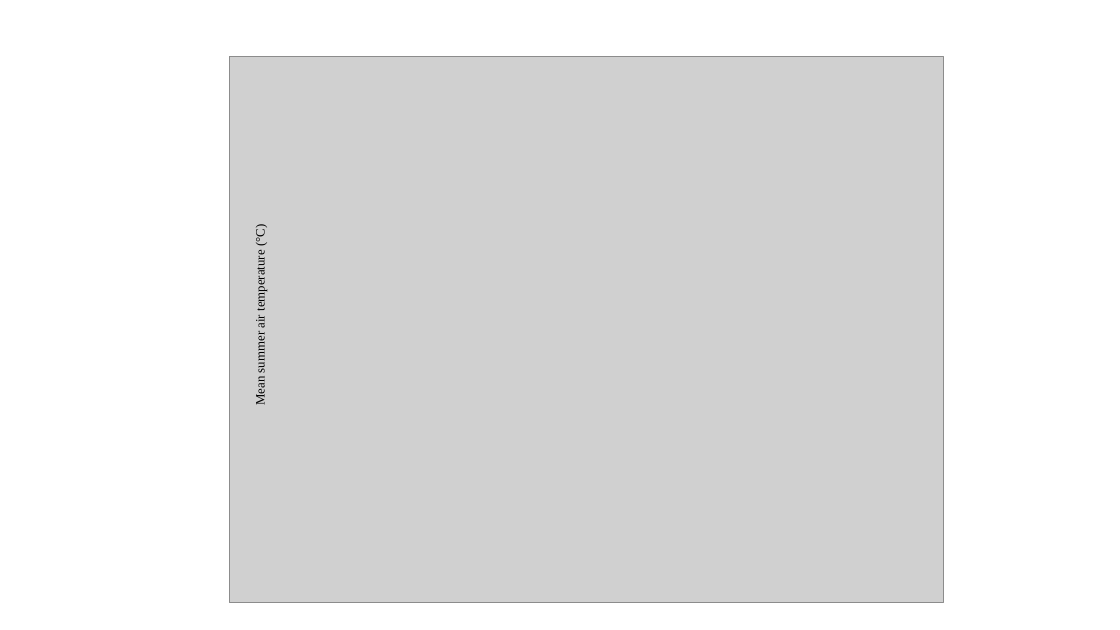
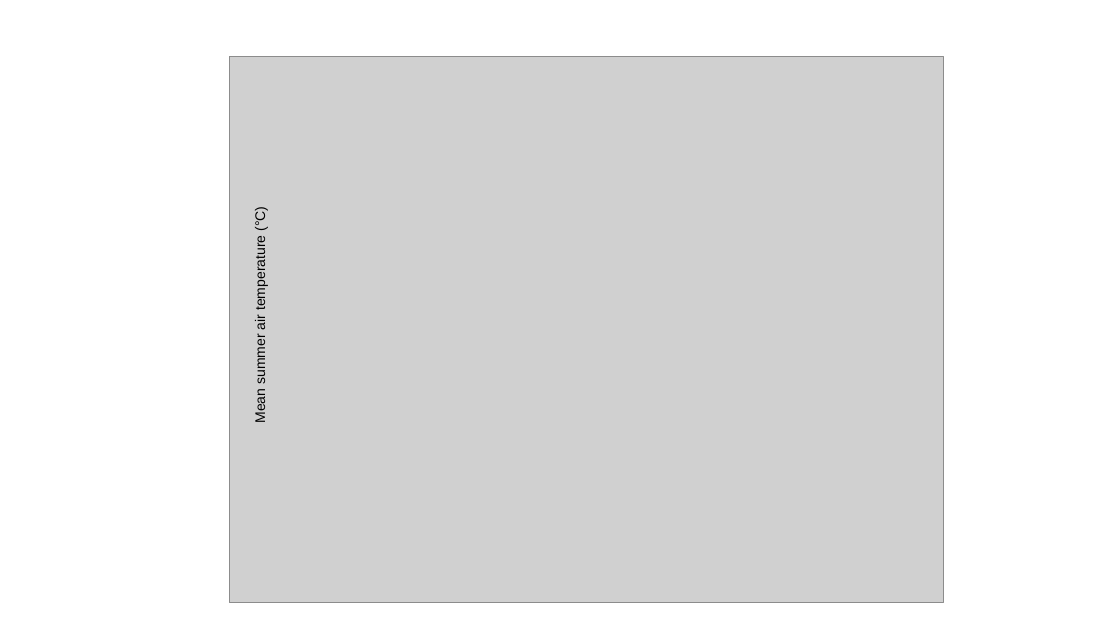
Before and after one commit to smc322/EcosysGCBClass2022, a slide deck: slide 1 of Figures/airtemp format.pptx. Drawn at 1120x630 pixels with LibreOffice and Linux fonts; fonts in the diff are those of the drawing; grey boxes stand for pictures. Boxes give left, top, right and bottom in pixels: in the first picture for what was removed or moved away, otherwise in the second. Text is boxed around its words. In the diff, an @@ line names an element or a change of style, - is before the commit and + after.

```diff
--- a/Figures/airtemp format.pptx
+++ b/Figures/airtemp format.pptx
@@ text "Mean summer air temperature (°C)" at bbox=[252, 208, 268, 422]: size 11 to 12 pt, font Times New Roman to Arial @@
```
Also in this commit, not shown: 15 other files.
